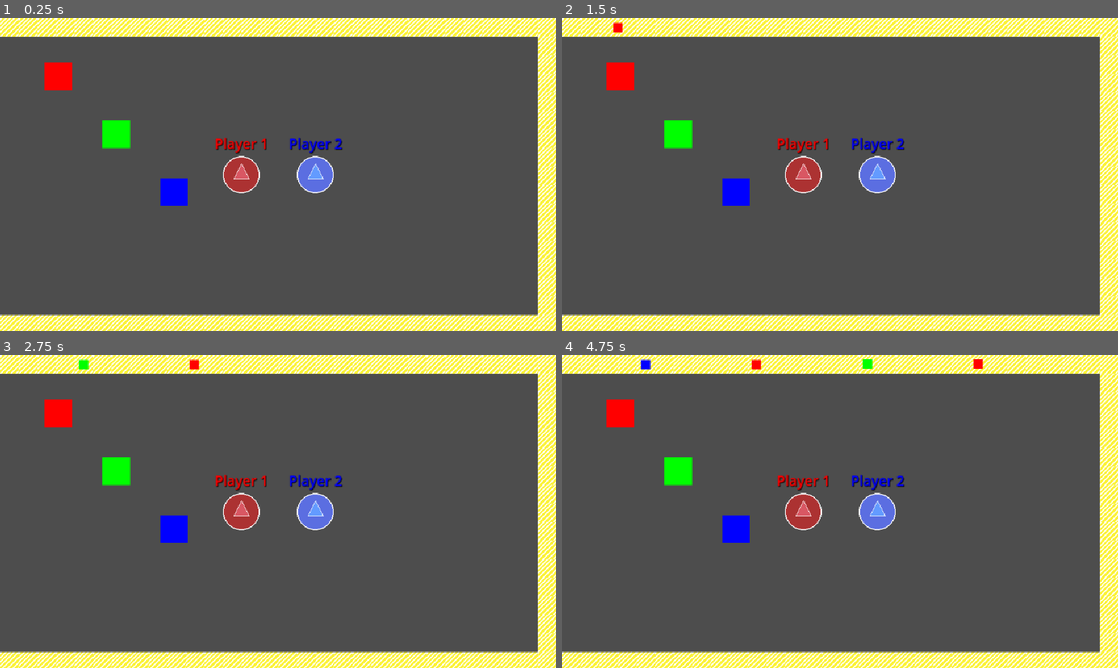
Above: before the commit, frames 1-4 (two rows, left to right).
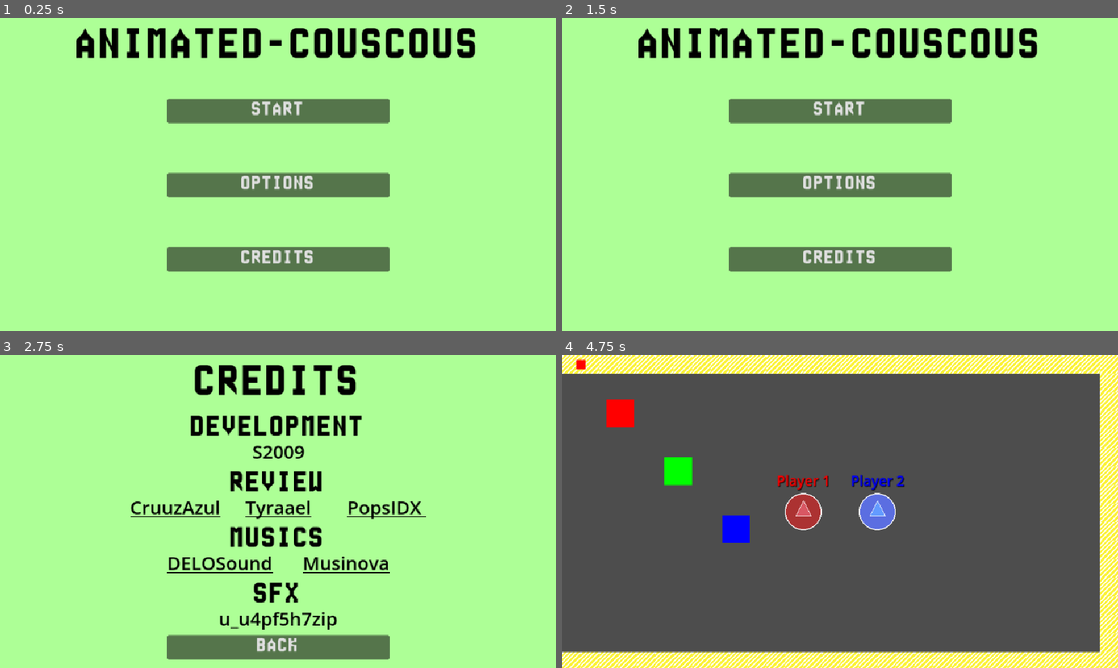
Above: after the commit, the same moments.

Repository: S2009-dev/animated-couscous
Game: Godot game, scene res://objects/menus/main_menu.tscn
Two runs of this game, one before a commit and one after it. Both use one fixed random seed, a clock stepped at 60 frames per second and the inputs below. Before the commit the project starts from res://objects/scenes/main.tscn. The engine's default icon, where the game draws it, is replaced by a stand-in: a white triangle on a blue panel in a dark square.
Inputs (mouse positions are in pixels of both pictures, inside the frame that each line leads up to):
- Up to frame 1 (0.25 s): no input
- Up to frame 2 (1.5 s): click (840, 183) at 0.5 s, where only the run after the commit has a clickable "OPTIONS"; click (840, 309) at 1.25 s, where only the run after the commit has a clickable "BACK"
- Up to frame 3 (2.75 s): click (278, 596) at 2 s, where only the run after the commit has a clickable "CREDITS"
- Up to frame 4 (4.75 s): click (840, 646) at 2.75 s, where only the run after the commit has a clickable "BACK"; click (840, 448) at 3.5 s, where only the run after the commit has a clickable "START"

The runs differ from the first frame. In frame 1, 100% of the frame differs, in the area x 0-100%, y 0-100%; in frame 2, 100%; in frame 3, 100%; in frame 4, 0.3%.

Commit message:
feat(menus)!: main menu (#15)
* feat(menus): title screen beginning (#13)

* feat(menus): :sparkles: add title screen scene

* feat: :construction: add title screen script

* test: :poop: buttons action

* feat: :sparkles: add back button

* feat: :sparkles: add volume option

* feat: :sparkles: options saving

* feat: :construction: add example credits

* refactor: :recycle: use unique names for variables

* refactor: :recycle: rename title_screen scene and script to main_menu

* feat: :sparkles: connect start button

* feat: :sparkles: split main menu, options menu and credits menu into three scenes and scripts

BREAKING CHANGES

* refactor: :fire: remove unused elements in scene

* refactor: :fire: remove .gitkeep placeholders

* chore(project): :hammer: add sounds and musics

* feat(audio): :sparkles: add click SFX, main_menu music and game music

* refactor(menus): :art: complete credits menu

Diff:
--- /dev/null
+++ b/objects/menus/credits_menu.tscn
@@ -0,0 +1,281 @@
+[gd_scene load_steps=3 format=3 uid="uid://df50jna1nt764"]
+
+[ext_resource type="Script" uid="uid://dc1f4760nrrom" path="res://scripts/menus/credits_menu.gd" id="1_oec4l"]
+[ext_resource type="FontFile" uid="uid://bpwrnqg1uy3rl" path="res://assets/fonts/tile3x5.otf" id="2_4tw7l"]
+
+[node name="Credits Menu" type="Control"]
+layout_mode = 3
+anchors_preset = 15
+anchor_right = 1.0
+anchor_bottom = 1.0
+grow_horizontal = 2
+grow_vertical = 2
+script = ExtResource("1_oec4l")
+
+[node name="Background" type="ColorRect" parent="."]
+layout_mode = 1
+anchors_preset = 15
+anchor_right = 1.0
+anchor_bottom = 1.0
+grow_horizontal = 2
+grow_vertical = 2
+color = Color(0.677841, 0.997786, 0.588363, 1)
+
+[node name="Title" type="Label" parent="."]
+layout_mode = 1
+anchors_preset = 5
+anchor_left = 0.5
+anchor_right = 0.5
+offset_left = -349.5
+offset_top = 16.0
+offset_right = 349.5
+offset_bottom = 89.0
+grow_horizontal = 2
+theme_override_colors/font_color = Color(0, 0, 0, 1)
+theme_override_fonts/font = ExtResource("2_4tw7l")
+theme_override_font_sizes/font_size = 72
+text = "CREDITS"
+horizontal_alignment = 1
+vertical_alignment = 1
+
+[node name="CreditsContainer" type="Control" parent="."]
+layout_mode = 1
+anchors_preset = 14
+anchor_top = 0.5
+anchor_right = 1.0
+anchor_bottom = 0.5
+offset_top = -174.0
+offset_bottom = 210.0
+grow_horizontal = 2
+grow_vertical = 2
+
+[node name="Section 1" type="Label" parent="CreditsContainer"]
+layout_mode = 1
+anchors_preset = 5
+anchor_left = 0.5
+anchor_right = 0.5
+offset_left = -330.0
+offset_right = 330.0
+offset_bottom = 67.0
+grow_horizontal = 2
+theme_override_colors/font_color = Color(0, 0, 0, 1)
+theme_override_fonts/font = ExtResource("2_4tw7l")
+theme_override_font_sizes/font_size = 48
+text = "DEVELOPMENT"
+horizontal_alignment = 1
+vertical_alignment = 1
+
+[node name="S2009" type="LinkButton" parent="CreditsContainer/Section 1"]
+layout_mode = 1
+anchors_preset = 7
+anchor_left = 0.5
+anchor_top = 1.0
+anchor_right = 0.5
+anchor_bottom = 1.0
+offset_left = -45.5
+offset_top = -19.0
+offset_right = 45.5
+offset_bottom = 26.0
+grow_horizontal = 2
+grow_vertical = 0
+theme_override_colors/font_color = Color(0, 0, 0, 1)
+theme_override_colors/font_pressed_color = Color(0, 0.733333, 1, 1)
+theme_override_colors/font_hover_color = Color(0, 0.882353, 1, 1)
+theme_override_colors/font_hover_pressed_color = Color(0, 0.733333, 1, 1)
+theme_override_font_sizes/font_size = 32
+text = "S2009"
+uri = "https://s2009.fr"
+
+[node name="Section 2" type="Label" parent="CreditsContainer"]
+layout_mode = 1
+anchors_preset = 8
+anchor_left = 0.5
+anchor_top = 0.5
+anchor_right = 0.5
+anchor_bottom = 0.5
+offset_left = -256.0
+offset_top = -96.0
+offset_right = 256.0
+offset_bottom = -29.0
+grow_horizontal = 2
+grow_vertical = 2
+theme_override_colors/font_color = Color(0, 0, 0, 1)
+theme_override_fonts/font = ExtResource("2_4tw7l")
+theme_override_font_sizes/font_size = 48
+text = "REVIEW"
+horizontal_alignment = 1
+vertical_alignment = 1
+
+[node name="CruuzAzul" type="LinkButton" parent="CreditsContainer/Section 2"]
+layout_mode = 1
+anchors_preset = 2
+anchor_top = 1.0
+anchor_bottom = 1.0
+offset_top = -19.0
+offset_right = 156.0
+offset_bottom = 26.0
+grow_vertical = 0
+theme_override_colors/font_color = Color(0, 0, 0, 1)
+theme_override_colors/font_pressed_color = Color(0, 0.733333, 1, 1)
+theme_override_colors/font_hover_color = Color(0, 0.882353, 1, 1)
+theme_override_colors/font_hover_pressed_color = Color(0, 0.733333, 1, 1)
+theme_override_font_sizes/font_size = 32
+text = "CruuzAzul"
+uri = "https://github.com/CruuzAzul"
+
+[node name="Tyraael" type="LinkButton" parent="CreditsContainer/Section 2"]
+layout_mode = 1
+anchors_preset = 7
+anchor_left = 0.5
+anchor_top = 1.0
+anchor_right = 0.5
+anchor_bottom = 1.0
+offset_left = -57.0
+offset_top = -19.0
+offset_right = 57.0
+offset_bottom = 26.0
+grow_horizontal = 2
+grow_vertical = 0
+theme_override_colors/font_color = Color(0, 0, 0, 1)
+theme_override_colors/font_pressed_color = Color(0, 0.733333, 1, 1)
+theme_override_colors/font_hover_color = Color(0, 0.882353, 1, 1)
+theme_override_colors/font_hover_pressed_color = Color(0, 0.733333, 1, 1)
+theme_override_font_sizes/font_size = 32
+text = "Tyraael"
+uri = "https://github.com/AntMarq"
+
+[node name="PopsIDX" type="LinkButton" parent="CreditsContainer/Section 2"]
+layout_mode = 1
+anchors_preset = 3
+anchor_left = 1.0
+anchor_top = 1.0
+anchor_right = 1.0
+anchor_bottom = 1.0
+offset_left = -136.0
+offset_top = -19.0
+offset_bottom = 26.0
+grow_horizontal = 0
+grow_vertical = 0
+theme_override_colors/font_color = Color(0, 0, 0, 1)
+theme_override_colors/font_pressed_color = Color(0, 0.733333, 1, 1)
+theme_override_colors/font_hover_color = Color(0, 0.882353, 1, 1)
+theme_override_colors/font_hover_pressed_color = Color(0, 0.733333, 1, 1)
+theme_override_font_sizes/font_size = 32
+text = "PopsIDX "
+uri = "https://github.com/PopsIDX"
+
+[node name="Section 3" type="Label" parent="CreditsContainer"]
+layout_mode = 1
+anchors_preset = 8
+anchor_left = 0.5
+anchor_top = 0.5
+anchor_right = 0.5
+anchor_bottom = 0.5
+offset_left = -192.0
+offset_right = 192.0
+offset_bottom = 67.0
+grow_horizontal = 2
+grow_vertical = 2
+theme_override_colors/font_color = Color(0, 0, 0, 1)
+theme_override_fonts/font = ExtResource("2_4tw7l")
+theme_override_font_sizes/font_size = 48
+text = "MUSICS"
+horizontal_alignment = 1
+vertical_alignment = 1
+
+[node name="DELOSound" type="LinkButton" parent="CreditsContainer/Section 3"]
+layout_mode = 1
+anchors_preset = 2
+anchor_top = 1.0
+anchor_bottom = 1.0
+offset_top = -19.0
+offset_right = 156.0
+offset_bottom = 26.0
+grow_vertical = 0
+theme_override_colors/font_color = Color(0, 0, 0, 1)
+theme_override_colors/font_pressed_color = Color(0, 0.733333, 1, 1)
+theme_override_colors/font_hover_color = Color(0, 0.882353, 1, 1)
+theme_override_colors/font_hover_pressed_color = Color(0, 0.733333, 1, 1)
+theme_override_font_sizes/font_size = 32
+text = "DELOSound"
+uri = "https://pixabay.com/music/beats-lofi-chill-315216/"
+
+[node name="Musinova" type="LinkButton" parent="CreditsContainer/Section 3"]
+layout_mode = 1
+anchors_preset = 3
+anchor_left = 1.0
+anchor_top = 1.0
+anchor_right = 1.0
+anchor_bottom = 1.0
+offset_left = -136.0
+offset_top = -19.0
+offset_bottom = 26.0
+grow_horizontal = 0
+grow_vertical = 0
+theme_override_colors/font_color = Color(0, 0, 0, 1)
+theme_override_colors/font_pressed_color = Color(0, 0.733333, 1, 1)
+theme_override_colors/font_hover_color = Color(0, 0.882353, 1, 1)
+theme_override_colors/font_hover_pressed_color = Color(0, 0.733333, 1, 1)
+theme_override_font_sizes/font_size = 32
+text = "Musinova"
+uri = "https://pixabay.com/music/corporate-ambient-electronic-background-explainer-364260/"
+
+[node name="Section 4" type="Label" parent="CreditsContainer"]
+layout_mode = 1
+anchors_preset = 7
+anchor_left = 0.5
+anchor_top = 1.0
+anchor_right = 0.5
+anchor_bottom = 1.0
+offset_left = -330.0
+offset_top = -96.0
+offset_right = 330.0
+offset_bottom = -29.0
+grow_horizontal = 2
+grow_vertical = 0
+theme_override_colors/font_color = Color(0, 0, 0, 1)
+theme_override_fonts/font = ExtResource("2_4tw7l")
+theme_override_font_sizes/font_size = 48
+text = "SFX"
+horizontal_alignment = 1
+vertical_alignment = 1
+
+[node name="u_u4pf5h7zip" type="LinkButton" parent="CreditsContainer/Section 4"]
+layout_mode = 1
+anchors_preset = 7
+anchor_left = 0.5
+anchor_top = 1.0
+anchor_right = 0.5
+anchor_bottom = 1.0
+offset_left = -45.5
+offset_top = -19.0
+offset_right = 45.5
+offset_bottom = 26.0
+grow_horizontal = 2
+grow_vertical = 0
+theme_override_colors/font_color = Color(0, 0, 0, 1)
+theme_override_colors/font_pressed_color = Color(0, 0.733333, 1, 1)
+theme_override_colors/font_hover_color = Color(0, 0.882353, 1, 1)
+theme_override_colors/font_hover_pressed_color = Color(0, 0.733333, 1, 1)
+theme_override_font_sizes/font_size = 32
+text = "u_u4pf5h7zip"
+uri = "https://pixabay.com/sound-effects/click-345983/"
+
+[node name="BackBtn" type="Button" parent="."]
+layout_mode = 1
+anchors_preset = 7
+anchor_left = 0.5
+anchor_top = 1.0
+anchor_right = 0.5
+anchor_bottom = 1.0
+offset_left = -192.0
+offset_top = -56.0
+offset_right = 192.0
+offset_bottom = -15.0
+grow_horizontal = 2
+grow_vertical = 0
+theme_override_fonts/font = ExtResource("2_4tw7l")
+theme_override_font_sizes/font_size = 32
+text = "BACK"
+
+[connection signal="pressed" from="BackBtn" to="." method="_on_back_btn_pressed"]
--- /dev/null
+++ b/objects/menus/main_menu.tscn
@@ -0,0 +1,150 @@
+[gd_scene load_steps=3 format=3 uid="uid://ct3vxw048rndx"]
+
+[ext_resource type="FontFile" uid="uid://bpwrnqg1uy3rl" path="res://assets/fonts/tile3x5.otf" id="1_7s4ta"]
+[ext_resource type="Script" uid="uid://cogjcwnimj4lg" path="res://scripts/menus/main_menu.gd" id="1_tx8d1"]
+
+[node name="Main Menu" type="Control"]
+layout_mode = 3
+anchors_preset = 15
+anchor_right = 1.0
+anchor_bottom = 1.0
+grow_horizontal = 2
+grow_vertical = 2
+script = ExtResource("1_tx8d1")
+
+[node name="Background" type="ColorRect" parent="."]
+layout_mode = 1
+anchors_preset = 15
+anchor_right = 1.0
+anchor_bottom = 1.0
+grow_horizontal = 2
+grow_vertical = 2
+color = Color(0.677841, 0.997786, 0.588363, 1)
+
+[node name="Title" type="Label" parent="."]
+layout_mode = 1
+anchors_preset = 5
+anchor_left = 0.5
+anchor_right = 0.5
+offset_left = -349.5
+offset_top = 16.0
+offset_right = 349.5
+offset_bottom = 89.0
+grow_horizontal = 2
+theme_override_colors/font_color = Color(0, 0, 0, 1)
+theme_override_fonts/font = ExtResource("1_7s4ta")
+theme_override_font_sizes/font_size = 72
+text = "ANIMATED-COUSCOUS"
+horizontal_alignment = 1
+vertical_alignment = 1
+
+[node name="Container" type="Control" parent="."]
+layout_mode = 1
+anchors_preset = 8
+anchor_left = 0.5
+anchor_top = 0.5
+anchor_right = 0.5
+anchor_bottom = 0.5
+offset_left = -192.0
+offset_top = -174.0
+offset_right = 192.0
+offset_bottom = 210.0
+grow_horizontal = 2
+grow_vertical = 2
+
+[node name="Start" type="Control" parent="Container"]
+layout_mode = 1
+anchors_preset = 8
+anchor_left = 0.5
+anchor_top = 0.5
+anchor_right = 0.5
+anchor_bottom = 0.5
+offset_left = -192.0
+offset_top = -192.0
+offset_right = 192.0
+offset_bottom = -64.0
+grow_horizontal = 2
+grow_vertical = 2
+
+[node name="StartBtn" type="Button" parent="Container/Start"]
+layout_mode = 1
+anchors_preset = 8
+anchor_left = 0.5
+anchor_top = 0.5
+anchor_right = 0.5
+anchor_bottom = 0.5
+offset_left = -192.0
+offset_top = -20.5
+offset_right = 192.0
+offset_bottom = 20.5
+grow_horizontal = 2
+grow_vertical = 2
+theme_override_fonts/font = ExtResource("1_7s4ta")
+theme_override_font_sizes/font_size = 32
+text = "START"
+
+[node name="Options" type="Control" parent="Container"]
+layout_mode = 1
+anchors_preset = 8
+anchor_left = 0.5
+anchor_top = 0.5
+anchor_right = 0.5
+anchor_bottom = 0.5
+offset_left = -192.0
+offset_top = -64.0
+offset_right = 192.0
+offset_bottom = 64.0
+grow_horizontal = 2
+grow_vertical = 2
+
+[node name="OptionsBtn" type="Button" parent="Container/Options"]
+layout_mode = 1
+anchors_preset = 8
+anchor_left = 0.5
+anchor_top = 0.5
+anchor_right = 0.5
+anchor_bottom = 0.5
+offset_left = -192.0
+offset_top = -20.5
+offset_right = 192.0
+offset_bottom = 20.5
+grow_horizontal = 2
+grow_vertical = 2
+theme_override_fonts/font = ExtResource("1_7s4ta")
+theme_override_font_sizes/font_size = 32
+text = "OPTIONS"
+
+[node name="Credits" type="Control" parent="Container"]
+layout_mode = 1
+anchors_preset = 8
+anchor_left = 0.5
+anchor_top = 0.5
+anchor_right = 0.5
+anchor_bottom = 0.5
+offset_left = -192.0
+offset_top = 64.0
+offset_right = 192.0
+offset_bottom = 192.0
+grow_horizontal = 2
+grow_vertical = 2
+
+[node name="CreditsBtn" type="Button" parent="Container/Credits"]
+layout_mode = 1
+anchors_preset = 8
+anchor_left = 0.5
+anchor_top = 0.5
+anchor_right = 0.5
+anchor_bottom = 0.5
+offset_left = -192.0
+offset_top = -20.5
+offset_right = 192.0
+offset_bottom = 20.5
+grow_horizontal = 2
+grow_vertical = 2
+theme_override_fonts/font = ExtResource("1_7s4ta")
+theme_override_font_sizes/font_size = 32
+text = "CREDITS"
+
+[connection signal="pressed" from="Container/Start/StartBtn" to="." method="_on_start_btn_pressed"]
+[connection signal="pressed" from="Container/Options/OptionsBtn" to="." method="_on_options_btn_pressed"]
+[connection signal="pressed" from="Container/Credits/CreditsBtn" to="." method="_on_credits_btn_pressed"]
--- /dev/null
+++ b/objects/menus/options_menu.tscn
@@ -0,0 +1,100 @@
+[gd_scene load_steps=3 format=3 uid="uid://cmk32r6qe0ebl"]
+
+[ext_resource type="FontFile" uid="uid://bpwrnqg1uy3rl" path="res://assets/fonts/tile3x5.otf" id="1_km45j"]
+[ext_resource type="Script" uid="uid://dlhb7an8vy2bq" path="res://scripts/menus/options_menu.gd" id="1_ns2lj"]
+
+[node name="Options Menu" type="Control"]
+layout_mode = 3
+anchors_preset = 15
+anchor_right = 1.0
+anchor_bottom = 1.0
+grow_horizontal = 2
+grow_vertical = 2
+script = ExtResource("1_ns2lj")
+
+[node name="Background" type="ColorRect" parent="."]
+layout_mode = 1
+anchors_preset = 15
+anchor_right = 1.0
+anchor_bottom = 1.0
+grow_horizontal = 2
+grow_vertical = 2
+color = Color(0.677841, 0.997786, 0.588363, 1)
+
+[node name="Title" type="Label" parent="."]
+layout_mode = 1
+anchors_preset = 5
+anchor_left = 0.5
+anchor_right = 0.5
+offset_left = -349.5
+offset_top = 16.0
+offset_right = 349.5
+offset_bottom = 89.0
+grow_horizontal = 2
+theme_override_colors/font_color = Color(0, 0, 0, 1)
+theme_override_fonts/font = ExtResource("1_km45j")
+theme_override_font_sizes/font_size = 72
+text = "OPTIONS"
+horizontal_alignment = 1
+vertical_alignment = 1
+
+[node name="Volume" type="Control" parent="."]
+unique_name_in_owner = true
+layout_mode = 1
+anchors_preset = 8
+anchor_left = 0.5
+anchor_top = 0.5
+anchor_right = 0.5
+anchor_bottom = 0.5
+offset_left = -192.0
+offset_top = -46.0
+offset_right = 192.0
+offset_bottom = 82.0
+grow_horizontal = 2
+grow_vertical = 2
+
+[node name="Label" type="Label" parent="Volume"]
+layout_mode = 1
+anchors_preset = 5
+anchor_left = 0.5
+anchor_right = 0.5
+offset_left = -100.5
+offset_right = 100.5
+offset_bottom = 33.0
+grow_horizontal = 2
+theme_override_colors/font_color = Color(0, 0, 0, 1)
+theme_override_fonts/font = ExtResource("1_km45j")
+theme_override_font_sizes/font_size = 32
+text = "VOLUME: 50%"
+horizontal_alignment = 1
+vertical_alignment = 1
+
+[node name="Slider" type="HSlider" parent="Volume"]
+layout_mode = 0
+offset_top = 32.0
+offset_right = 192.0
+offset_bottom = 48.0
+scale = Vector2(2, 2)
+value = 50.0
+rounded = true
+
+[node name="BackBtn" type="Button" parent="."]
+layout_mode = 1
+anchors_preset = 7
+anchor_left = 0.5
+anchor_top = 1.0
+anchor_right = 0.5
+anchor_bottom = 1.0
+offset_left = -192.0
+offset_top = -56.0
+offset_right = 192.0
+offset_bottom = -15.0
+grow_horizontal = 2
+grow_vertical = 0
+theme_override_fonts/font = ExtResource("1_km45j")
+theme_override_font_sizes/font_size = 32
+text = "BACK"
+
+[connection signal="drag_ended" from="Volume/Slider" to="." method="_on_slider_drag_ended"]
+[connection signal="value_changed" from="Volume/Slider" to="." method="_on_slider_value_changed"]
+[connection signal="pressed" from="BackBtn" to="." method="_on_back_btn_pressed"]
--- a/project.godot
+++ b/project.godot
@@ -11,9 +11,13 @@
 [application]
 
 config/name="animated-couscous"
-run/main_scene="uid://b6khkw216qi8f"
+run/main_scene="uid://ct3vxw048rndx"
 config/features=PackedStringArray("4.4", "GL Compatibility")
 config/icon="res://icon.svg"
+
+[autoload]
+
+AudioManager="*res://scripts/scenes/audio_manager.gd"
 
 [display]
 
--- /dev/null
+++ b/scripts/menus/credits_menu.gd
@@ -0,0 +1,7 @@
+extends Control
+
+signal click
+
+func _on_back_btn_pressed() -> void:
+	click.emit()
+	get_tree().change_scene_to_file("res://objects/menus/main_menu.tscn")
--- /dev/null
+++ b/scripts/menus/main_menu.gd
@@ -0,0 +1,31 @@
+extends Control
+
+signal start_game
+signal click
+
+var config: ConfigFile = ConfigFile.new()
+
+func _ready() -> void:
+	var conf_load = config.load("user://options.cfg")
+	var volume = 50
+
+	if conf_load == OK and config.has_section_key("settings", "volume"):
+		volume = config.get_value("settings", "volume")
+
+	AudioServer.set_bus_volume_db(0, linear_to_db(volume / 100))
+
+	config.set_value("settings", "volume", volume)
+	config.save("user://options.cfg")
+
+func _on_start_btn_pressed() -> void:
+	click.emit()
+	start_game.emit()
+	get_tree().change_scene_to_file("res://objects/scenes/main.tscn")
+
+func _on_options_btn_pressed() -> void:
+	click.emit()
+	get_tree().change_scene_to_file("res://objects/menus/options_menu.tscn")
+
+func _on_credits_btn_pressed() -> void:
+	click.emit()
+	get_tree().change_scene_to_file("res://objects/menus/credits_menu.tscn")
--- /dev/null
+++ b/scripts/menus/options_menu.gd
@@ -0,0 +1,31 @@
+extends Control
+
+signal click
+
+@onready var volume_container: Control = %Volume
+
+var config: ConfigFile = ConfigFile.new()
+
+func _ready() -> void:
+	config.load("user://options.cfg")
+	volume_container.get_node("Slider").value = config.get_value("settings", "volume")
+
+func _on_back_btn_pressed() -> void:
+	click.emit()
+	get_tree().change_scene_to_file("res://objects/menus/main_menu.tscn")
+
+func _on_slider_drag_ended(value_changed: bool) -> void:
+	click.emit()
+
+	if value_changed:
+		AudioServer.set_bus_volume_db(0, linear_to_db(volume_container.get_node("Slider").value / 100))
+		save_options()
+
+func _on_slider_value_changed(value: float) -> void:
+	volume_container.get_node("Label").text = "VOLUME: " + str(roundi(value)) + "%"
+
+func save_options() -> void:
+	var volume = volume_container.get_node("Slider").value
+
+	config.set_value("settings", "volume", volume)
+	config.save("user://options.cfg")
--- /dev/null
+++ b/scripts/scenes/audio_manager.gd
@@ -0,0 +1,42 @@
+extends Node
+
+var music_player  = AudioStreamPlayer.new()
+var sfx_player = AudioStreamPlayer.new()
+
+func _ready():
+	add_child(music_player)
+	add_child(sfx_player)
+
+	get_tree().connect("node_added", self._on_node_added)
+	get_node("/root/Main Menu").connect("start_game", self._on_start_game)
+	get_node("/root/Main Menu").connect("click", self._on_click)
+
+	music_player.name = "Music"
+	music_player.stream = load("res://assets/musics/main_menu.mp3")
+	music_player.stream.loop = true
+
+	music_player.play()
+
+func _on_node_added(node: Node):
+	if node.name == "Main Menu":
+		node.connect("start_game", self._on_start_game)
+		node.connect("click", self._on_click)
+	elif node.name == "Options Menu":
+		node.connect("click", self._on_click)
+	elif node.name == "Credits Menu":
+		node.connect("click", self._on_click)
+
+func _on_start_game():
+	music_player.stop()
+
+	music_player.stream = load("res://assets/musics/game.mp3")
+	music_player.stream.loop = true
+
+	music_player.play()
+
+func _on_click():
+	sfx_player.stop()
+
+	sfx_player.stream = load("res://assets/SFX/click.mp3")
+
+	sfx_player.play()
Not shown, added: assets/SFX/click.mp3.import
Not shown, added: assets/musics/game.mp3.import
Not shown, added: assets/musics/main_menu.mp3.import
Not shown, added: scripts/menus/credits_menu.gd.uid
Not shown, added: scripts/menus/main_menu.gd.uid
Not shown, added: scripts/menus/options_menu.gd.uid
Not shown, added: scripts/scenes/audio_manager.gd.uid
Not shown, added: assets/SFX/click.mp3
Not shown, added: assets/musics/game.mp3
Not shown, added: assets/musics/main_menu.mp3
Not shown, removed: objects/menus/.gitkeep
Not shown, removed: scripts/menus/.gitkeep
